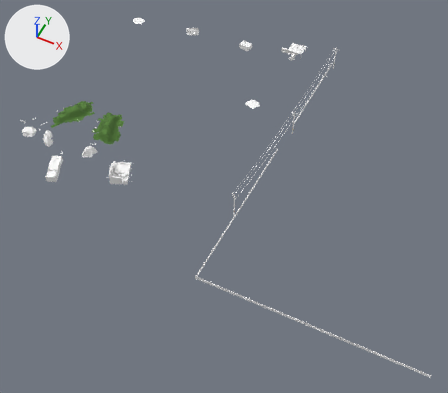
What one commit did to the glTF model assets/models/outdoor/outdoor_20.glb.
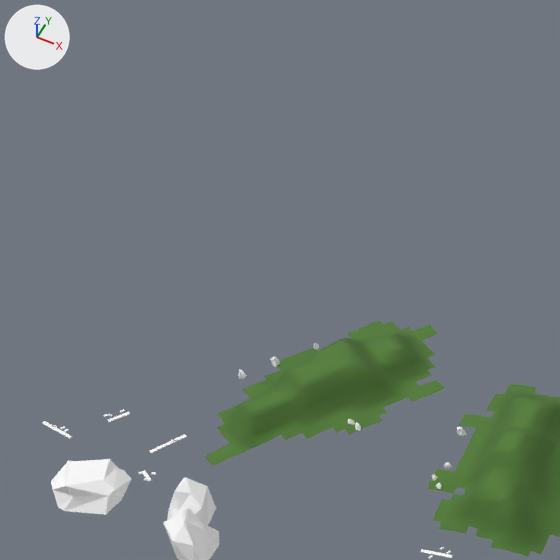
Each version appears first whole from a 50 mm lens placed at (69.1, -127.2, 121.8), pointed at (17.1, -23.4, -8.0), and next in a close-up on the part from 3% to 26% of the width and 11% to 37% of the height. Arrows for +X, +Y and +Z are at upper left; the lights stay in place. The first two pictures are the older version. Vertices at exactly the same position are counted once.

The first close-up shows 'gas_station_town'.
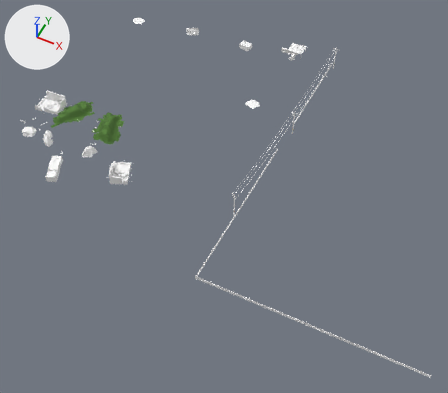
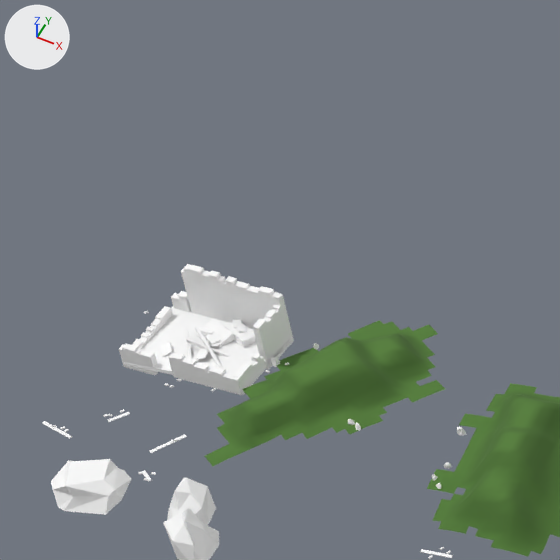
Location of each change, [x1, y1, x2, y2] in pixels of the close-ups (560 x 560 px):
'gas_station_town', reshaped: before [42, 320, 560, 560]; after [42, 264, 560, 560]
part 1 of me_gas_station_town, built on: before [277, 360, 297, 367]; after [119, 264, 297, 395]

The change in detail:
me_gas_station_town is used by ob_gas_station_town; location (0.0, 0.0, 0.0).
me_gas_station_town had 12834 vertices, 17578 faces and spanned x -45.0..81.4, y -56.3..40.0, z -0.9..8.8.
me_gas_station_town now has 13760 vertices, 19080 faces and spans x -45.9..81.4, y -56.3..40.0, z -0.9..8.8.
me_gas_station_town part 1: 1 vertex moved within x -36.2, y -21.4, z 2.2; 686 vertices added at x -45.9..-35.9, y -26.2..-19.2, z 1.7..5.4.
Other edits to the shape of me_gas_station_town do not show in these pictures.
